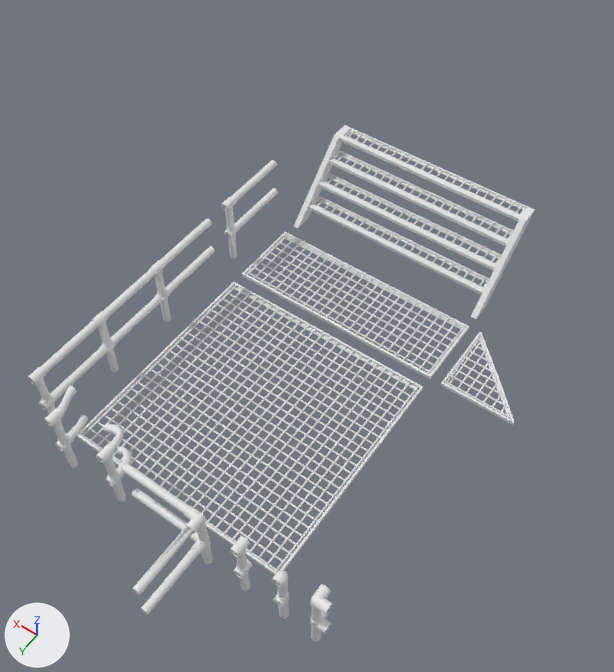
Two versions of the FBX model Dimensionality Project/Assets/Models/Catwalk.fbx, one commit apart.
Rendered twice from a 50 mm camera at (-3.82, 4.23, 8.76) aimed at (-0.22, -0.81, 0.83). The axes (+X, +Y, +Z) are drawn at lower left. The lights are the same throughout. Where no turn or scale is listed for an object, it has been applied to the vertices.

Names of what the first picture shows: 'Broken Railing Bend', 'Broken Railing Straight', 'Catwalk Corner', 'Catwalk Square', 'Catwalk Stairs', 'Catwalk Strip', 'Corner Railing', 'Long Railing', 'Single Railing'.
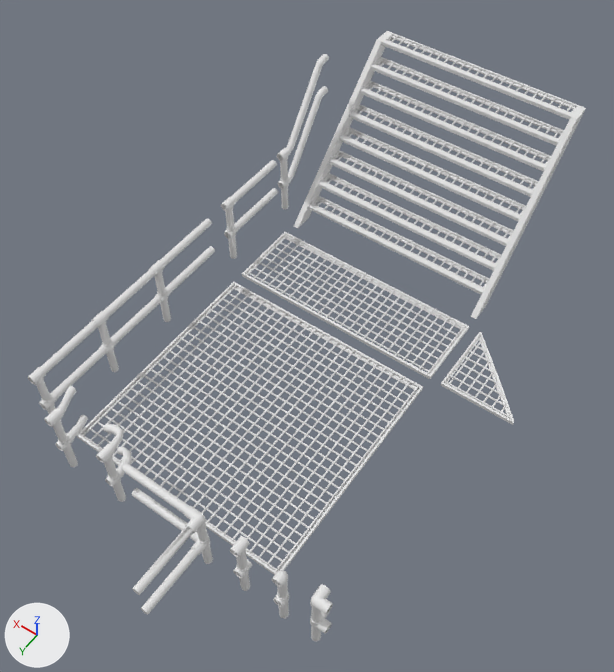
Location of each change, [x1, y1, x2, y2] in pixels of the pictures (614 x 672 px):
'Catwalk Stairs001', added
    after: [334, 31, 586, 222]
'Stairs Railing', added
    after: [277, 54, 329, 210]

The change, as a diff of the scene's bpy script:
```diff
--- a/Dimensionality Project/Assets/Models/Catwalk.fbx.py
+++ b/Dimensionality Project/Assets/Models/Catwalk.fbx.py
@@ me_mesh_012 @@
+me_mesh_012.from_pydata(...)  # 240 vertices, 404 faces; spans x -0.06..0.06, y -1.0..0.08, z 0.0..2.04
@@ ob_stairs_railing @@
+ob_stairs_railing = bpy.data.objects.new('Stairs Railing', me_mesh_012)
+ob_stairs_railing.location = (1.83, -3.12, 0.0)
@@ ob_catwalk_stairs001 @@
+ob_catwalk_stairs001 = bpy.data.objects.new('Catwalk Stairs001', me_mesh_010.copy())  # the mesh of ob_catwalk_stairs
+ob_catwalk_stairs001.location = (-1.5, -4.12, 1.0)
```
